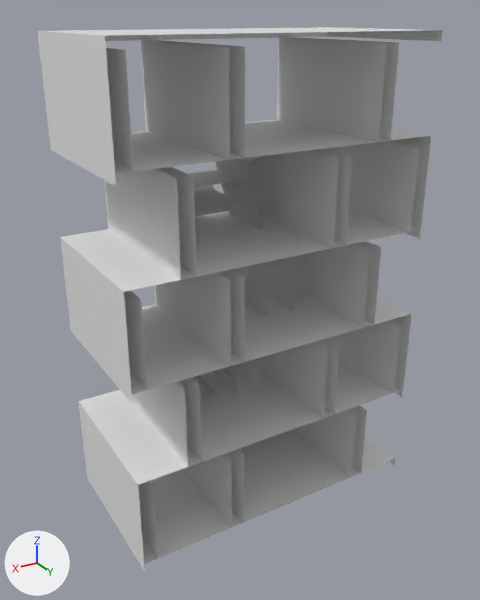
The FBX model Tea House/Assets/Arts/Mesh/Mesh_P1/SM_Bookshelf.fbx, before and after one commit.
One viewpoint serves both versions: a camera (50 mm lens) standing at (2.12, 2.99, 3.15) and looking at (0.05, -0.47, 1.42). The axes (+X, +Y, +Z) are drawn at lower left. The lights are the same throughout. The first picture is the older version. Vertices at exactly the same position are counted once.

The scene before the commit, as lines of its bpy script (objects in view):
```python
me_plane = bpy.data.meshes.new('Plane')
me_plane.from_pydata(...)  # 838 vertices, 601 faces; spans x -1.02..1.03, y -1.03..0.03, z 0.0..3.06
ob_bookshelf = bpy.data.objects.new('Bookshelf', me_plane)
ob_bookshelf.location = (0.0, 0.0, 0.0)
```
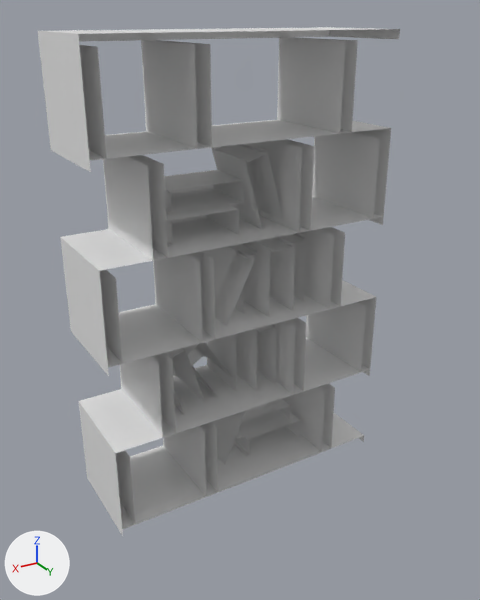
The newer file is also turned or shifted as a whole; pictures and numbers use the older file's frame.

What changed in the scene script:
```text
Add mat_openpbr_shader1:
    mat_openpbr_shader1 = principled_material('openPBR_shader1')
    mat_openpbr_shader1.base_color = (0.8, 0.8, 0.8)  # white #e7e7e7
Change me_plane:
    used by ob_bookshelf; location = (0.0, 0.0, 0.0)
    remove me_plane.from_pydata(...)  # 838 vertices, 601 faces; spans x -1.02..1.03, y -1.03..0.03, z 0.0..3.06
    add me_plane.from_pydata(...)  # 833 vertices, 621 faces; spans x -1.02..1.03, y -1.03..-0.32, z 0.0..3.06
    me_plane part 1
    13 vertices are removed from x -1.02..1.03, y -1.03..0.03, z 0.06..3.0
    10 faces are deleted
    74 vertices in x -1.02..1.03, y 0.03, z 0.0..3.06 move by (0.0, -0.35, 0.0)
    8 new vertices lie (0.0, 0.71, 0.0) away from vertices in x -1.02..1.03, y -1.03, z 0.06..3.0
    30 new faces join them
    add me_plane.materials.append(mat_openpbr_shader1)  # white #e7e7e7
```

Location of each change, (x1, y1, x2, y2) in pixels of the pictures (480 x 600 px):
'Bookshelf', reshaped (11% narrower, 7% shorter)
    before: (38, 27, 443, 572)
    after: (38, 27, 400, 536)
